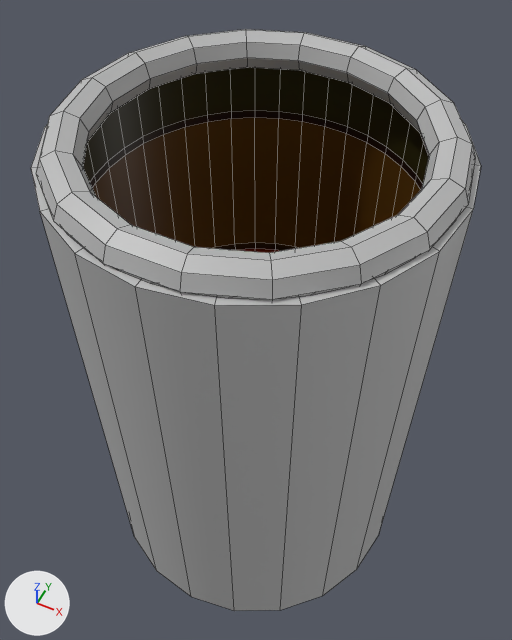
A saved change to the FBX model Assets/Models/Hole.fbx.
One viewpoint serves both versions: a 50 mm lens placed at (0.049, -0.098, 0.1356), pointed at (-0.0025, 0.005, 0.0069). Every picture has the same lights, and +X, +Y and +Z are marked at lower left. Mesh edges are drawn as thin lines. Where no turn or scale is listed for an object, it has been applied to the vertices.

The scene before the commit, as lines of its bpy script (objects in view):
```python
me_mesh = bpy.data.meshes.new('Mesh')
me_mesh.from_pydata(...)  # a torus around z (ring radius 0.035, tube radius 0.004) spanning x -0.039..0.039, y -0.0384..0.0384, z -0.004..0.004
me_mesh.materials.append(mat_lambert1)  # grey #bcbcbc
me_mesh_001 = bpy.data.meshes.new('Mesh.001')
me_mesh_001.from_pydata(...)  # 421 vertices, 400 faces; spans x -0.0384..0.0384, y -0.0384..0.0384, z -0.1199..0.0
# faces by material slot: [120, 40, 40, 120, 40, 40]
me_mesh_001.materials.append(mat_innercore)  # yellow #ffd200
me_mesh_001.materials.append(mat_lambert1)  # grey #bcbcbc
me_mesh_001.materials.append(mat_uppermantle)  # black #282500
me_mesh_001.materials.append(mat_transition)  # black #190000
me_mesh_001.materials.append(mat_lowermantle)  # brown #583600
me_mesh_001.materials.append(mat_outercore)  # red #820b00
me_mesh_002 = bpy.data.meshes.new('Mesh.002')
me_mesh_002.from_pydata(...)  # 80 vertices, 62 faces; spans x -0.04..0.04, y -0.04..0.04, z -0.0817..0.04
me_mesh_002.materials.append(mat_lambert1)  # grey #bcbcbc
ob_occluder = bpy.data.objects.new('Occluder', me_mesh_002)
ob_occluder.location = (0.0, 0.0, 0.0205)
ob_structure = bpy.data.objects.new('Structure', me_mesh_001)
ob_structure.location = (0.0, 0.0, 0.0606)
ob_top_edge = bpy.data.objects.new('Top_Edge', me_mesh)
ob_top_edge.location = (0.0, 0.0, 0.0611)
```
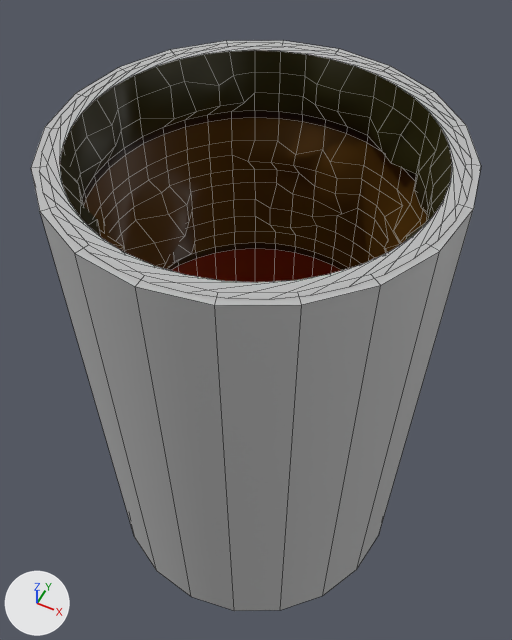
Commit message: hole mesh update

Where the change shows, as pixel boxes (x1, y1, x2, y2) in the pictures (512 x 640 px):
'Structure', reshaped: before (42, 67, 458, 299); after (39, 42, 472, 299)
'Top_Edge', deleted: before (36, 29, 475, 301)
part 1 of me_mesh_001, built on: before (367, 95, 429, 190); after (60, 50, 452, 269)

The change in detail:
me_mesh_001 is used by ob_structure; location (0.0, 0.0, 0.0606).
me_mesh_001 had 421 vertices, 400 faces and spanned x -0.0384..0.0384, y -0.0384..0.0384, z -0.1199..0.0.
me_mesh_001 now has 781 vertices, 760 faces and spans x -0.0384..0.0384, y -0.0384..0.0384, z -0.1199..0.0.
me_mesh_001 part 1: 17 vertices moved from x -0.0206..0.0333, y -0.035..0.0312, z -0.0164..-0.0146 to x -0.0192..0.0299, y -0.0367..0.0289, z -0.0187..-0.0051; 360 vertices added at x -0.035..0.035, y -0.035..0.035, z -0.051..-0.0023.
Object 'Top_Edge' (ob_top_edge) is deleted.
